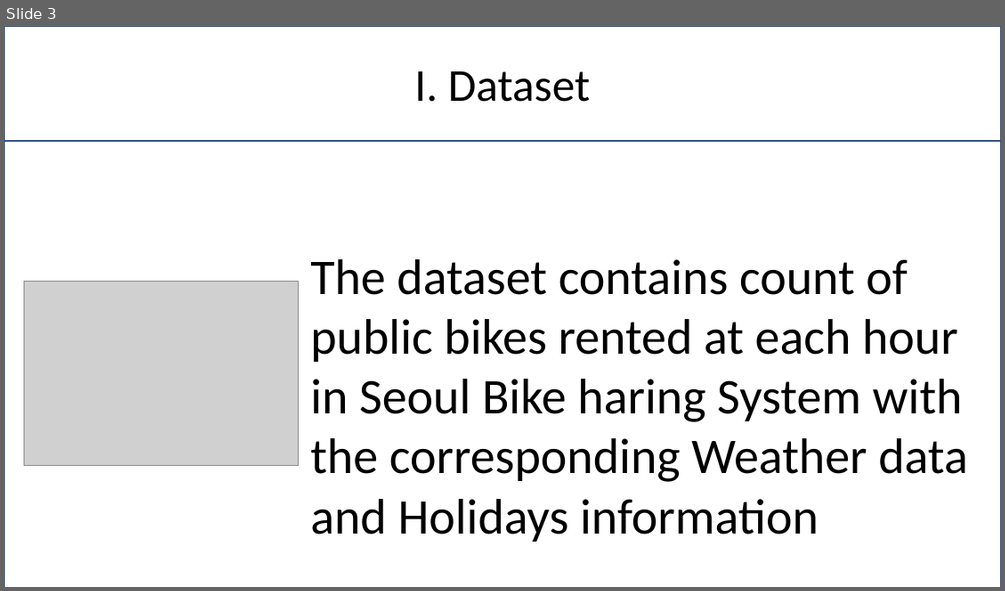
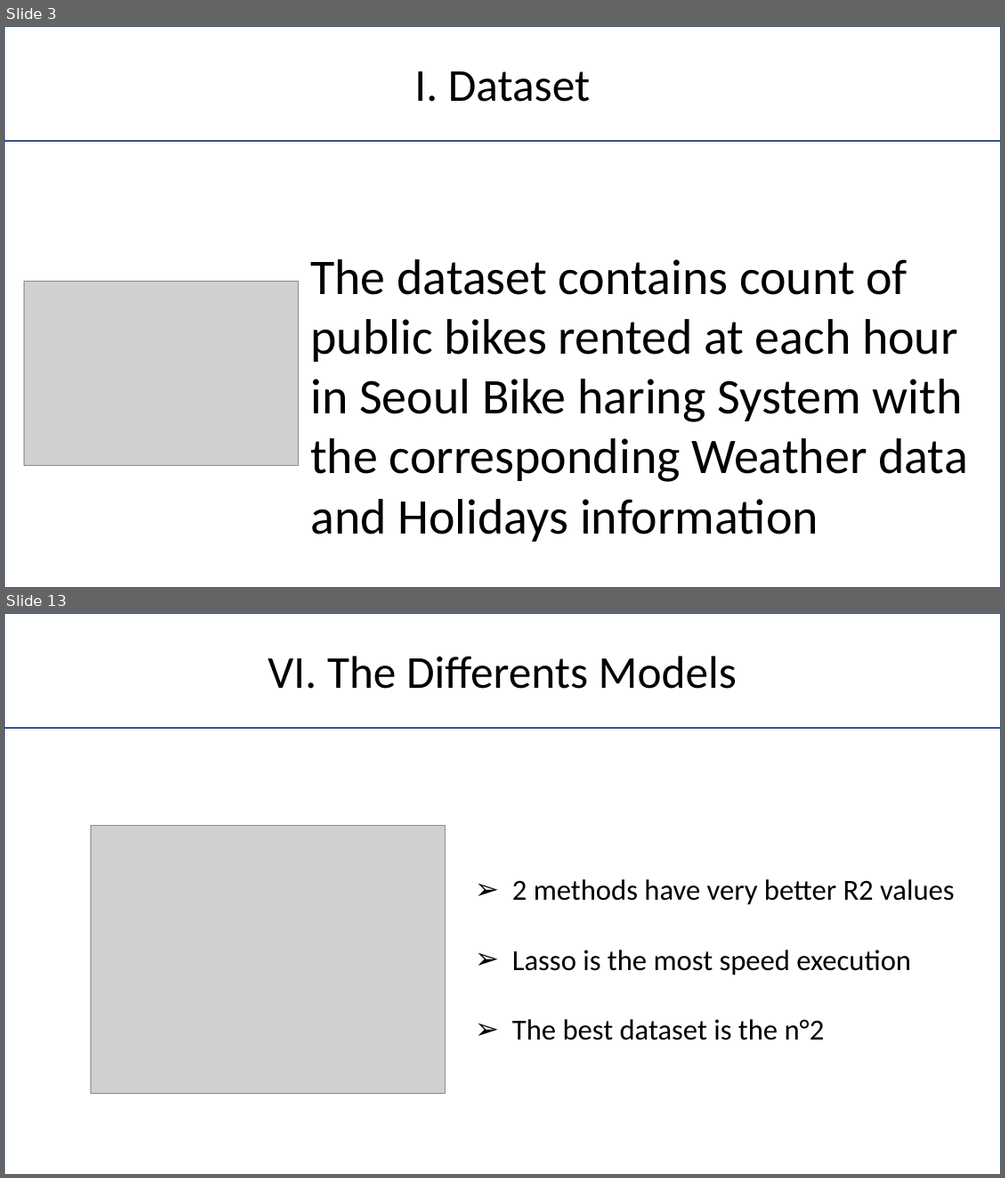
Before and after one commit to Pierre-Portfolio/Seoul-Bike-Sharing, a slide deck: livrable/rapport/SeoulPierreAnthony.pptx. Shown one above the other, each under a label of ours: slide 3 before the commit, slides 3 and 13 after it; the slides between them are not shown. The pictures are 1005x591 and 1005x1178 pixels, drawn with LibreOffice and Linux fonts; fonts in the diff are those of the drawing; grey boxes stand for pictures; background and template pictures are left out. Boxes give left, top, right and bottom in pixels: in the first picture for what was removed or moved away, otherwise in the second. Text is boxed around its words. In the diff, an @@ line names an element or a change of style, - is before the commit and + after.

```diff
--- a/livrable/rapport/SeoulPierreAnthony.pptx
+++ b/livrable/rapport/SeoulPierreAnthony.pptx
@@ slide 13 added at (4, 613, 1001, 1174), background picture (left out) @@
@@ rectangle added at (4, 613, 1001, 728), fill #FFFFFF at 73% opacity, outline #325491 1 pt, 44 pt, text #000000 @@
+VI. The Differents Models
@@ rectangle added at (4, 728, 1001, 1174), fill #FFFFFF at 92% opacity, outline #325491 1 pt @@
@@ picture added at (90, 826, 445, 1094) @@
@@ text added at (512, 879, 955, 1040), 28 pt, text #000000 @@
+➢ 2 methods have very better R2 values
+➢ Lasso is the most speed execution
+➢ The best dataset is the n°2
```
Also in this commit, not shown: 5 slides changed, 5 other slides added.
